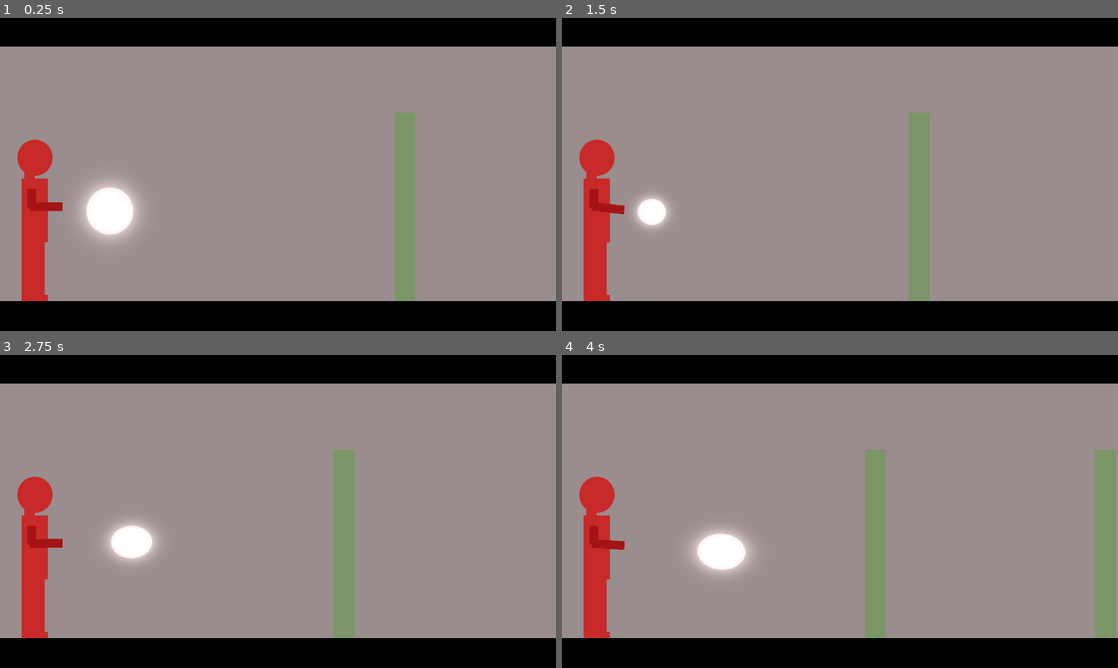
Above: before the commit, frames 1-4 (two rows, left to right).
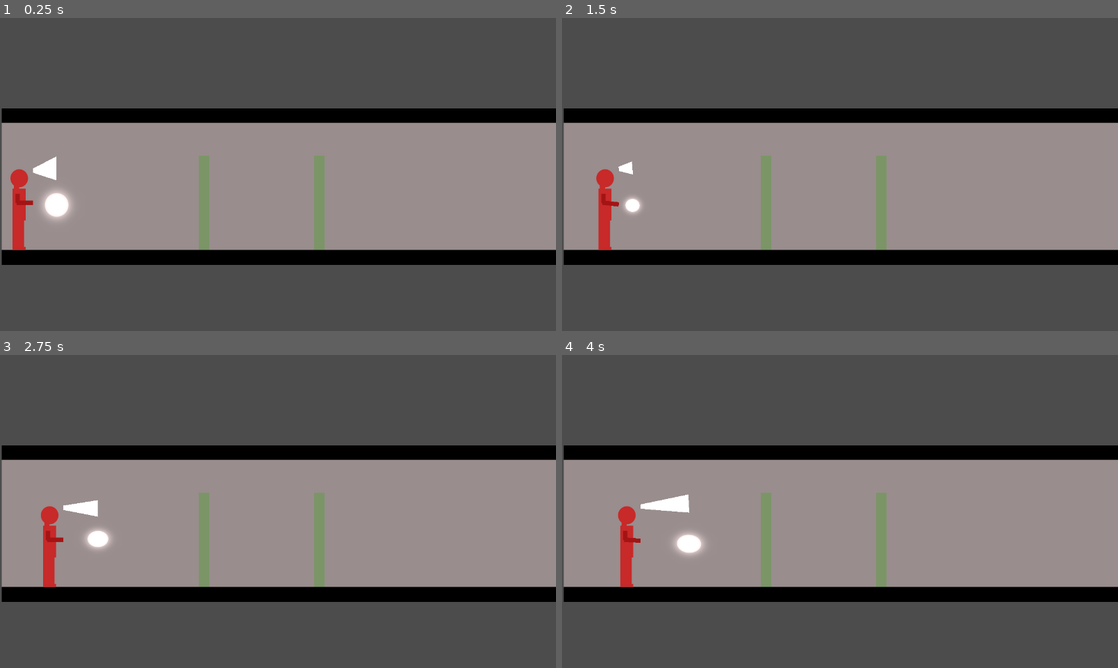
Above: after the commit, the same moments.

Repository: heroofhyla/jumpscare-juneuary
Game: Godot game, scene res://Game.tscn
Two runs of this game, one before a commit and one after it. Both use one fixed random seed, a clock stepped at 60 frames per second and the inputs below.
Inputs (mouse positions are in pixels of both pictures, inside the frame that each line leads up to):
- Up to frame 1 (0.25 s): no input
- Up to frame 2 (1.5 s): tap Enter at 0.5 s; move the mouse to (867, 174) at 0.52 s; hold D (move_right) 0.53-1.28 s; move the mouse to (812, 174) at 1.27 s; hold A (move_left) from 1.28 s (still down)
- Up to frame 3 (2.75 s): move the mouse to (289, 505) at 2.02 s; release A (move_left) at 2.03 s; hold D (move_right) from 2.03 s (still down)
- Up to frame 4 (4 s): move the mouse to (834, 517) at 2.77 s; move the mouse to (878, 514) at 3.52 s; release D (move_right) at 3.53 s; hold A (move_left) from 3.53 s (still down)

The runs differ from the first frame. In frame 1, 67% of the frame differs, in the area x 0-100%, y 0-100%; in frame 2, 65%; in frame 3, 66%; in frame 4, 67%.

Commit message:
More work on beam nonsense

Diff:
--- a/godot/Game.tscn
+++ b/godot/Game.tscn
@@ -7,22 +7,13 @@
 [ext_resource path="res://arm.png" type="Texture" id=5]
 [ext_resource path="res://Player.gd" type="Script" id=6]
 [ext_resource path="res://flashlight_beam.png" type="Texture" id=7]
-[ext_resource path="res://LightRay.gd" type="Script" id=9]
+[ext_resource path="res://LightBeamTexture.gd" type="Script" id=8]
 
 [sub_resource type="RectangleShape2D" id=2]
 extents = Vector2( 27.5, 184.5 )
 
-[sub_resource type="ViewportTexture" id=3]
-viewport_path = NodePath("LightRayViewport")
-
 [node name="Game" type="Node2D"]
 script = ExtResource( 3 )
-
-[node name="LightRayViewport" type="Viewport" parent="."]
-size = Vector2( 1280, 720 )
-transparent_bg = true
-disable_3d = true
-usage = 0
 
 [node name="Darkness" type="CanvasModulate" parent="."]
 visible = false
@@ -43,15 +34,11 @@
 position = Vector2( 163, -22 )
 texture = ExtResource( 4 )
 
-[node name="LightTop" type="RemoteTransform2D" parent="Player/FlashlightSpot"]
-position = Vector2( -1, -56 )
-scale = Vector2( 0.0898438, 0.0878906 )
-remote_path = NodePath("../../../LightRay2/LightTop")
+[node name="LightTop" type="Position2D" parent="Player/FlashlightSpot"]
+position = Vector2( -1, -53 )
 
-[node name="LightBottom" type="RemoteTransform2D" parent="Player/FlashlightSpot"]
-position = Vector2( 1, 55 )
-scale = Vector2( 0.0898438, 0.0878906 )
-remote_path = NodePath("../../../LightRay2/LightBottom")
+[node name="LightBottom" type="Position2D" parent="Player/FlashlightSpot"]
+position = Vector2( -1, 57 )
 
 [node name="Body" type="Sprite" parent="Player"]
 texture = ExtResource( 1 )
@@ -71,15 +58,11 @@
 texture = ExtResource( 7 )
 offset = Vector2( 105, -4 )
 
-[node name="HandTop" type="RemoteTransform2D" parent="Player/Body/Arm"]
-position = Vector2( 70, -9 )
-scale = Vector2( 0.0234375, 0.0234375 )
-remote_path = NodePath("../../../../LightRay2/HandTop")
+[node name="HandTop" type="Position2D" parent="Player/Body/Arm"]
+position = Vector2( 71, -10 )
 
-[node name="HandBottom" type="RemoteTransform2D" parent="Player/Body/Arm"]
-position = Vector2( 70, 10 )
-scale = Vector2( 0.0234375, 0.0234375 )
-remote_path = NodePath("../../../../LightRay2/HandBottom")
+[node name="HandBottom" type="Position2D" parent="Player/Body/Arm"]
+position = Vector2( 71, 10 )
 
 [node name="Elbow" type="Node2D" parent="Player/Body"]
 position = Vector2( -19, -32 )
@@ -90,32 +73,12 @@
 
 [node name="Camera2D" type="Camera2D" parent="Player"]
 position = Vector2( 550, -104 )
-current = true
+
+[node name="LightBeamTexture" type="Sprite" parent="Player"]
+position = Vector2( -90, -464 )
+script = ExtResource( 8 )
 
 [node name="Camera2D" type="Camera2D" parent="."]
 position = Vector2( 1272, 304 )
+current = true
 zoom = Vector2( 2, 2 )
-
-[node name="LightRay2" type="Sprite" parent="."]
-position = Vector2( 90, 464 )
-script = ExtResource( 9 )
-
-[node name="LightTop" type="Position2D" parent="LightRay2"]
-position = Vector2( 162, -78 )
-scale = Vector2( 0.0898438, 0.0878906 )
-
-[node name="LightBottom" type="Position2D" parent="LightRay2"]
-position = Vector2( 164, 33 )
-scale = Vector2( 0.0898438, 0.0878906 )
-
-[node name="HandTop" type="Position2D" parent="LightRay2"]
-position = Vector2( 53, -39 )
-scale = Vector2( 0.0234375, 0.0234375 )
-
-[node name="HandBottom" type="Position2D" parent="LightRay2"]
-position = Vector2( 53, -20 )
-scale = Vector2( 0.0234375, 0.0234375 )
-
-[node name="LightRay" type="Sprite" parent="."]
-texture = SubResource( 3 )
-centered = false
--- /dev/null
+++ b/godot/LightBeamTexture.gd
@@ -0,0 +1,36 @@
+extends Sprite
+
+onready var light_top = get_node("../../Player/FlashlightSpot/LightTop")
+onready var light_bottom = get_node("../../Player/FlashlightSpot/LightBottom")
+onready var hand_top = get_node("../../Player/Body/Arm/HandTop")
+onready var hand_bottom = get_node("../../Player/Body/Arm/HandBottom")
+onready var player = get_node("../../Player")
+var printed = false
+var colors = [
+	Color.white,
+	Color.white,
+	Color.white,
+	Color.white
+	]
+
+func build_point(point):
+	return Vector2(
+		point.global_position.x - global_position.x,
+		720 - (point.global_position.y - global_position.y)
+	)
+func _draw():
+	var verts = [
+		build_point(light_top),
+		build_point(light_bottom),
+		build_point(hand_bottom),
+		build_point(hand_top)
+		]
+
+	if not printed:
+		for vert in verts:
+			print(str(vert))
+		printed = true
+	draw_polygon(PoolVector2Array(verts), PoolColorArray(colors))
+
+func _process(delta):
+	update()
Not shown: 1 places in godot/Game.tscn that only renumber resources
